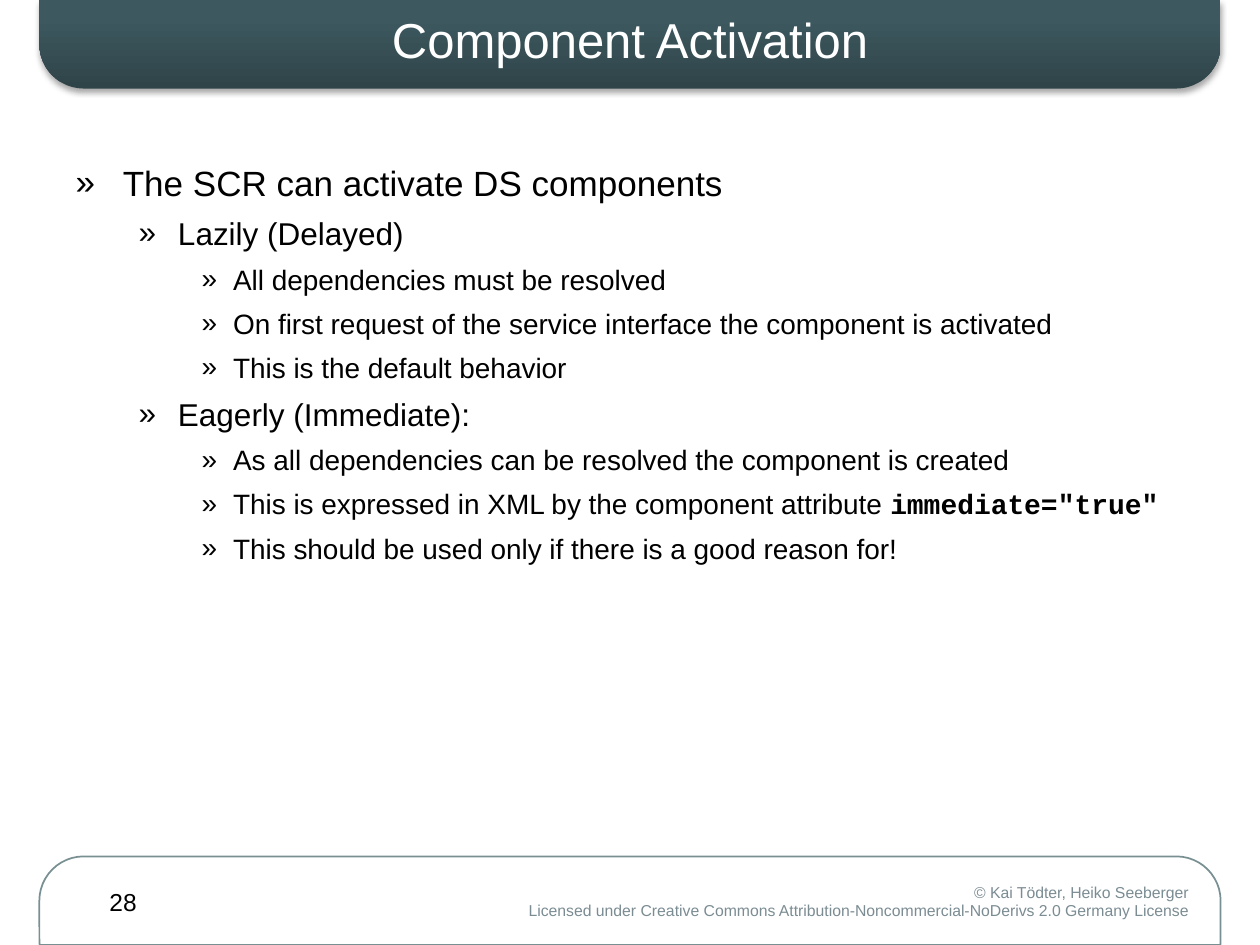
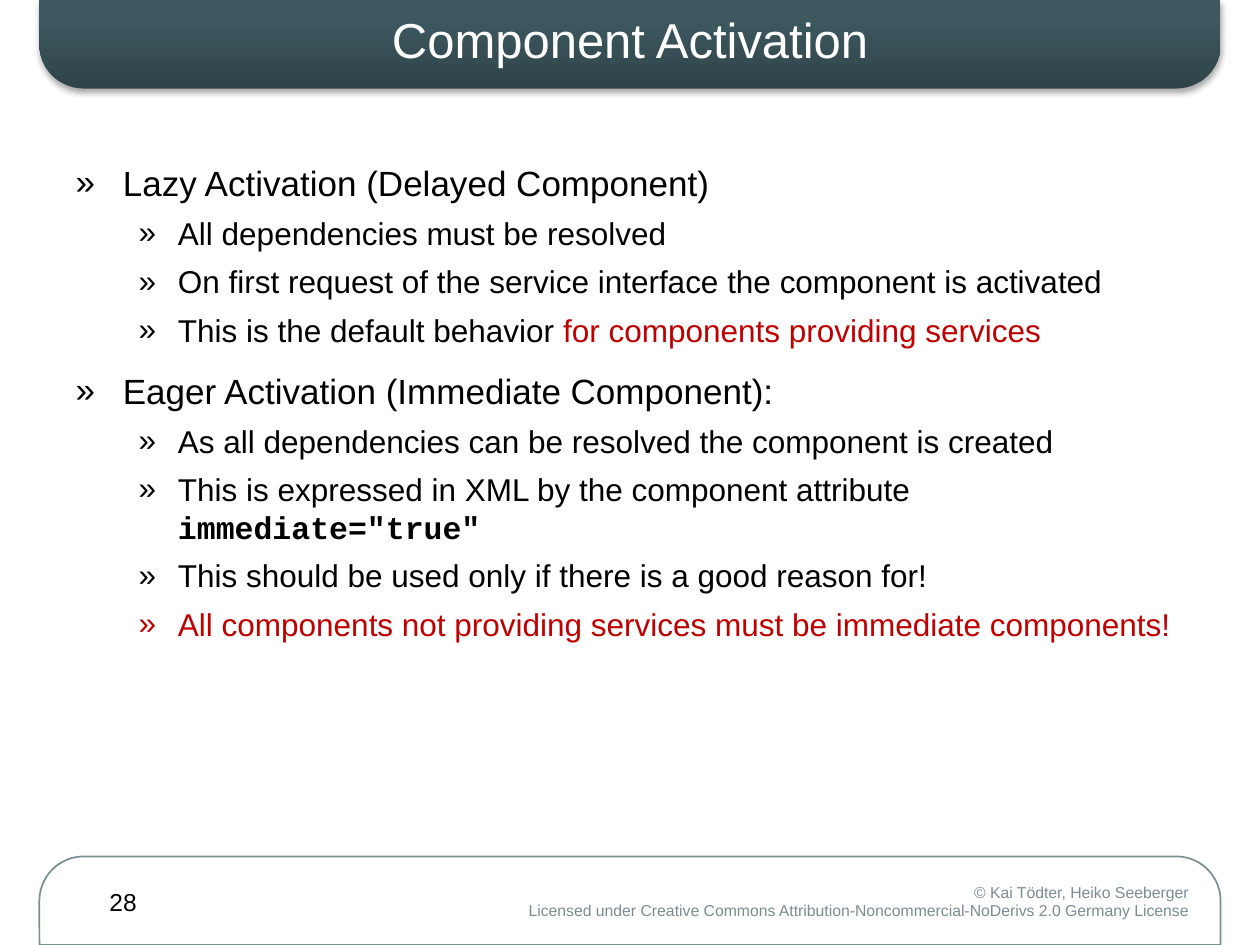
Before and after one commit to osgi-forks/osgi-person-manager, a slide deck: slide 28 of presentations/WJAX2008 DS-DM.pptx. Drawn at 1260x945 pixels with LibreOffice and Linux fonts; fonts in the diff are those of the drawing. Boxes give left, top, right and bottom in pixels: in the first picture for what was removed or moved away, otherwise in the second. Text is boxed around its words. In the diff, an @@ line names an element or a change of style, - is before the commit and + after.

```diff
--- a/presentations/WJAX2008 DS-DM.pptx
+++ b/presentations/WJAX2008 DS-DM.pptx
@@ text at bbox=[123, 170, 709, 203]: text changed @@
-» The SCR can activate DS components
-  » Lazily (Delayed)
+» Lazy Activation (Delayed Component)
@@ text at bbox=[178, 222, 1102, 593]: size 16 to 18 pt in "All dependencies must be resolved", "On first request of the service interface ...", "As all dependencies can be resolved the ...", "This is expressed in XML by the ..." and 1 more places; list level 3 to 2 in "All dependencies must be resolved"; list level 3 to 2 in "On first request of the ..."; list level 3 to 2 in "As all dependencies can be ..."; list level 3 to 2 in "This is expressed in XML ..."; list level 3 to 2 in "This should be used only ..." @@
@@ text at bbox=[123, 319, 1040, 411]: text changed; size 16 to 18 pt @@
-    » This is the default behavior
-  » Eagerly (Immediate):
+  » This is the default behavior for components providing services
+» Eager Activation (Immediate Component):
@@ text at bbox=[178, 613, 1170, 642]: paragraph added @@
+  » All components not providing services must be immediate components!
```
Also in this commit, not shown: 14 other slides changed, 13 slides added, 2 slides removed.
